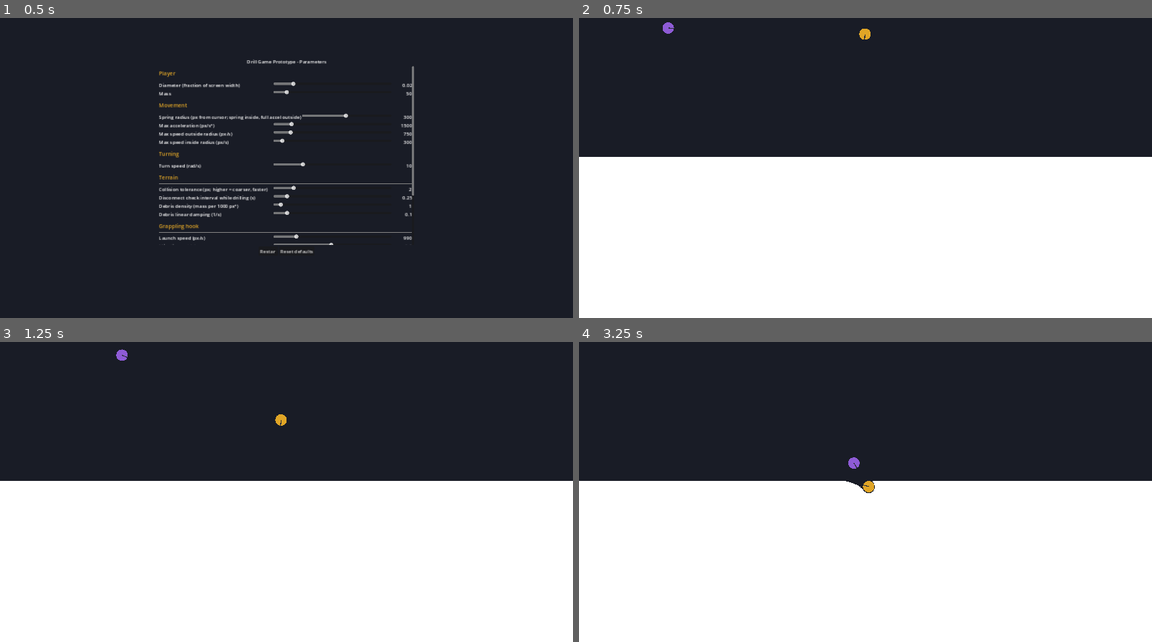
Above: before the commit, frames 1-4 (two rows, left to right).
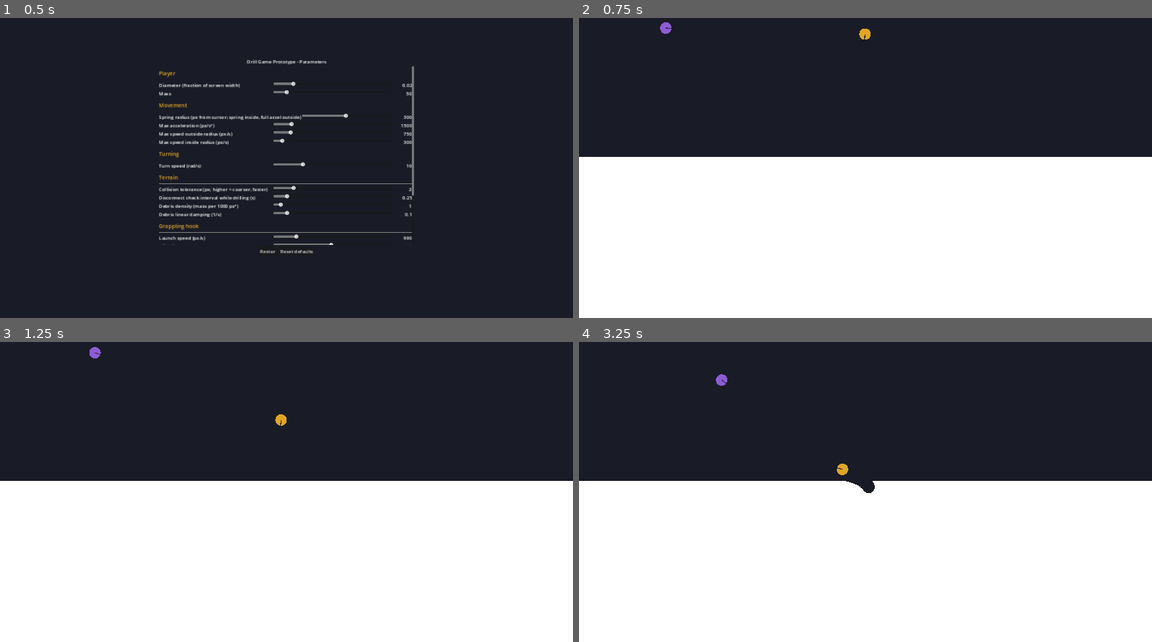
Above: after the commit, the same moments.

Repository: ooooonnnnn/Drill-Game-Prototypes
Game: Godot game, scene res://scenes/menu.tscn
The game is run twice, just before and just after one commit, with the same random seed, the same clock (stepped at 60 frames per second) and the same inputs.
Inputs (mouse positions are in pixels of both pictures, inside the frame that each line leads up to):
- Up to frame 1 (0.5 s): no input
- Up to frame 2 (0.75 s): click "Restart" at 0.5 s
- Up to frame 3 (1.25 s): no input
- Up to frame 4 (3.25 s): move the mouse to (836, 546) at 1.27 s; click (836, 546) at 1.42 s; drag from (1037, 528) to (836, 546) at 2.02 s; move the mouse to (693, 432) at 2.77 s; click (693, 432) at 2.92 s

Frame 1 is identical in both runs. In frame 2, less than 0.1% of the frame differs, in the area x 14-17%, y 1-6%; in frame 3, 0.1%; in frame 4, 0.2%, in the area x 23-52%, y 10-51%.

Commit message:
enemy speed

Diff:
--- a/scripts/params.gd
+++ b/scripts/params.gd
@@ -21,8 +21,8 @@
 	"hook_retract_speed": [2000.0, 100.0, 6000.0, 10.0, "Retract speed (px/s)"],
 	"hook_reel_speed": [400.0, 10.0, 3000.0, 10.0, "Reel speed (px/s)"],
 	"enemy_mass": [50.0, 1.0, 500.0, 1.0, "Mass"],
-	"enemy_max_accel": [800.0, 10.0, 10000.0, 10.0, "Max acceleration (px/s²)"],
-	"enemy_max_speed": [400.0, 10.0, 5000.0, 10.0, "Max speed (px/s)"],
+	"enemy_max_accel": [200.0, 10.0, 10000.0, 10.0, "Max acceleration (px/s²)"],
+	"enemy_max_speed": [100.0, 10.0, 500.0, 10.0, "Max speed (px/s)"],
 	"enemy_knockback": [800.0, 0.0, 5000.0, 10.0, "Knockback (separation speed on contact, px/s)"],
 }
 
